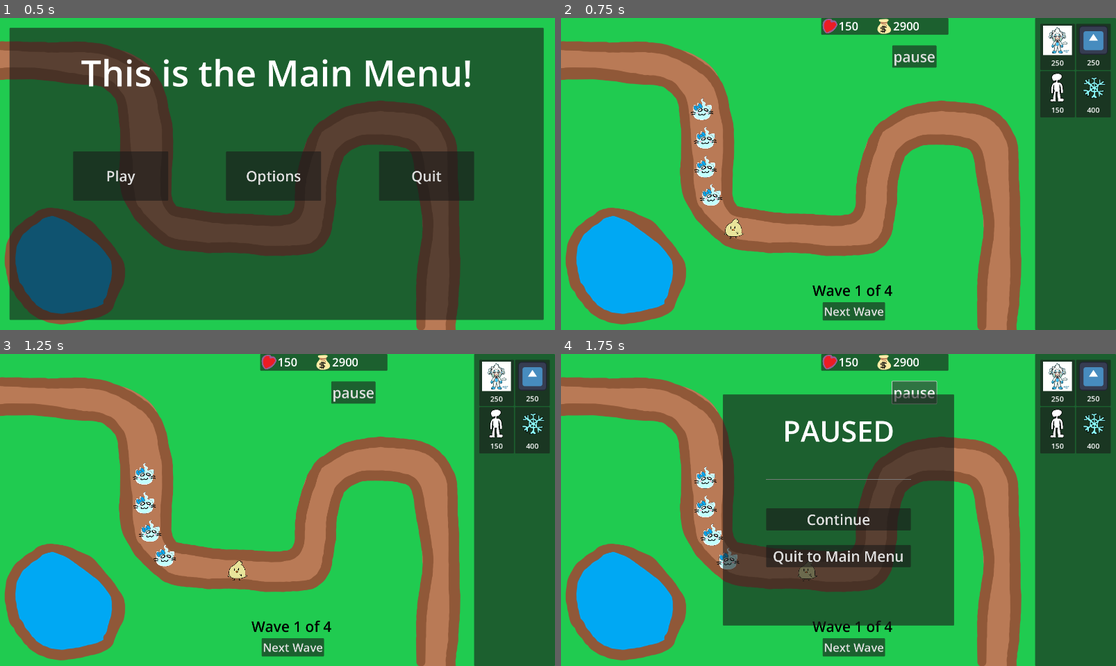
Above: before the commit, frames 1-4 (two rows, left to right).
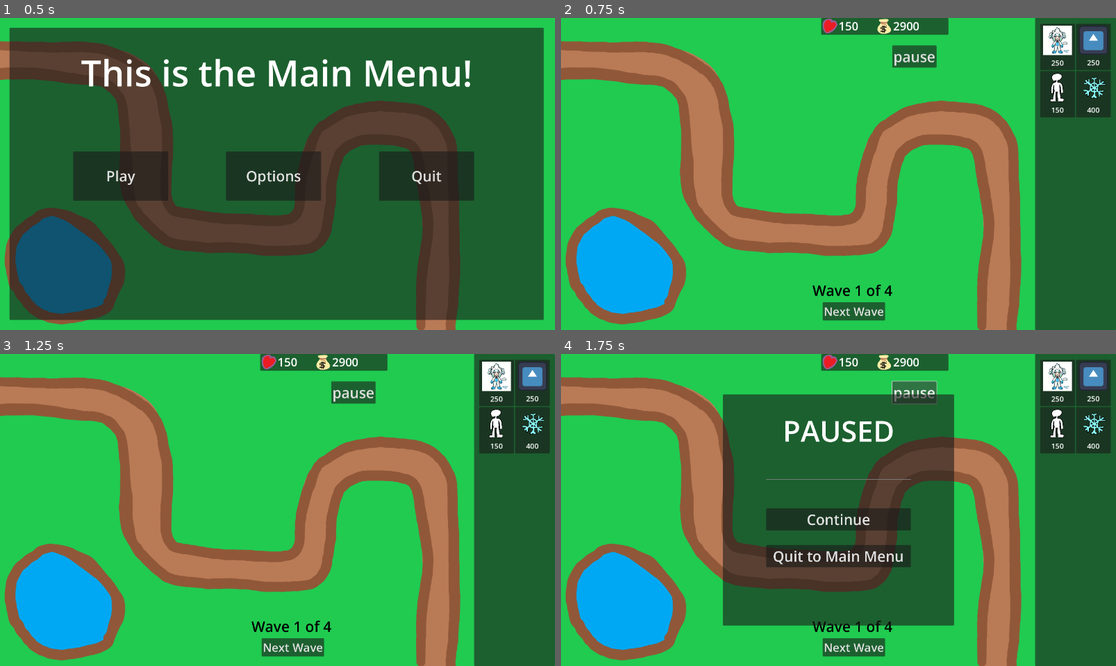
Above: after the commit, the same moments.

Repository: VitaminTree/Minki-Tower-Defense
Game: Godot game, scene res://UI/MainMenu.tscn
The game is run twice, just before and just after one commit, with the same random seed, the same clock (stepped at 60 frames per second) and the same inputs. The engine's default icon, where the game draws it, is replaced by a stand-in: a white triangle on a blue panel in a dark square.
Inputs:
- Up to frame 1 (0.5 s): no input
- Up to frame 2 (0.75 s): click "Play" at 0.5 s
- Up to frame 3 (1.25 s): no input
- Up to frame 4 (1.75 s): click "pause" at 1.25 s

Frame 1 is identical in both runs. In frame 2, 0.8% of the frame differs, in the area x 23-34%, y 25-71%; in frame 3, 0.8%; in frame 4, 0.8%.

Commit message:
Refactor wave/enemy spawning to use an array of wave info instead of sparate functions for each wave (#1)
* Make level info use an array instead of hardcoded functions

* Cleanup and rename wave/spawn info

* Delete enemies from initial level screen

Diff:
--- /dev/null
+++ b/Scripts/Data/Spawn.gd
@@ -0,0 +1,13 @@
+class_name Spawn
+
+var repeat : int = 1
+var interval : float = 0.5
+
+var enemies : Array[PackedScene] = []
+
+func _init(_repeat : int = 1,
+	_interval : float = 0.5,
+	_enemies : Array[PackedScene] = []):
+	repeat = _repeat
+	interval = _interval
+	enemies = _enemies
--- /dev/null
+++ b/Scripts/Data/Wave.gd
@@ -0,0 +1,6 @@
+class_name Wave
+
+var spawns : Array[Spawn] = []
+
+func _init(_spawns : Array[Spawn]= []):
+	spawns = _spawns
--- a/Scripts/PathSpawner.gd
+++ b/Scripts/PathSpawner.gd
@@ -5,23 +5,38 @@
 @onready var dragoonBasic = preload("res://Enemies/Dragoon.tscn")
 @onready var label = $"../CurrentWaveLabel"
 
-var nextWave: int = 1
+var currentWave: int = 0
 var pathIndex: int = 0
 
 
+@onready
+var waves = [
+	Wave.new([
+		Spawn.new(10, 1, [wispBasic])
+	]),
+	Wave.new([
+		Spawn.new(8, 0.5, [dragoonBasic])
+	]),
+	Wave.new([
+		Spawn.new(5, 0.4, [wispBasic]),
+		Spawn.new(5, 0.4, [dragoonBasic])
+	]),
+	Wave.new([
+		Spawn.new(20, 0.2, [wispBasic, dragoonBasic])
+	])
+
+	]
+
+
+
 func _on_next_level_button_pressed() -> void:
-	match nextWave:
-		1:
-			wave_one()
-		2:
-			wave_two()
-		3:
-			wave_three()
-		4:
-			wave_four()
-		_:
-			label.text = "Winner is you!"
-	nextWave += 1
+	if currentWave >= waves.size():
+		label.text = "You win"
+	else:
+		label.text = "Wave %d of %d" % [(currentWave + 1), waves.size()]
+		summon_wave(waves[currentWave])
+
+		currentWave += 1
 
 
 func summon_distributed(seconds: float, summon: PackedScene) -> void:
@@ -42,29 +57,9 @@
 	# If the level has multiple paths, increment pathIndex so it'll point to a different one for next time
 	pathIndex = (pathIndex+1)%(get_child_count()-1)
 
+func summon_wave(wave: Wave) -> void:
 
-func wave_one() -> void:
-	label.text = "Wave 1 of 4"
-	for i in 10:
-		await summon_distributed(1, wispBasic)
-
-
-func wave_two() -> void:
-	label.text = "Wave 2 of 4"
-	for i in 8:
-		await summon_distributed(0.5, dragoonBasic)
-
-
-func wave_three() -> void:
-	label.text = "Wave 3 of 4"
-	for i in 5:
-		await summon_distributed(0.4, wispBasic)
-	for j in 5:
-		await summon_distributed(0.4, dragoonBasic)
-
-
-func wave_four() -> void:
-	label.text = "Wave 4 of 4"
-	for i in 20:
-		await summon_distributed(0.2, wispBasic)
-		await summon_distributed(0.2, dragoonBasic)
+	for spawn in wave.spawns:
+		for i in range(spawn.repeat):
+			for enemy in spawn.enemies:
+				await summon_distributed(spawn.interval, enemy)
--- a/main.tscn
+++ b/main.tscn
@@ -1,12 +1,10 @@
-[gd_scene load_steps=10 format=3 uid="uid://b2314ouwd5gbi"]
+[gd_scene load_steps=8 format=3 uid="uid://b2314ouwd5gbi"]
 
 [ext_resource type="Texture2D" uid="uid://ba28nvkk4dirn" path="res://Assets/Track.png" id="1_2o82f"]
 [ext_resource type="Script" path="res://Scripts/LevelOne.gd" id="2_b56o8"]
 [ext_resource type="Script" path="res://Scripts/PathSpawner.gd" id="3_0amyu"]
-[ext_resource type="PackedScene" uid="uid://nakpgq5gx5jj" path="res://Enemies/Wisp.tscn" id="4_3rbwm"]
 [ext_resource type="Script" path="res://Scripts/BespokePauseRemoveLater.gd" id="4_pknsf"]
 [ext_resource type="PackedScene" uid="uid://ca1qui65w5ckj" path="res://UI/ui.tscn" id="4_uwnil"]
-[ext_resource type="PackedScene" uid="uid://wdufakg0ncw0" path="res://Enemies/Dragoon.tscn" id="5_egsf6"]
 
 [sub_resource type="Curve2D" id="Curve2D_s8aae"]
 _data = {
@@ -44,46 +42,6 @@
 
 [node name="Path2D" type="Path2D" parent="PathSpawner"]
 curve = SubResource("Curve2D_s8aae")
-
-[node name="PathFollow2D" type="PathFollow2D" parent="PathSpawner/Path2D"]
-position = Vector2(481.611, 287.391)
-progress = 500.0
-rotates = false
-loop = false
-
-[node name="enemy_Wisp" parent="PathSpawner/Path2D/PathFollow2D" instance=ExtResource("4_3rbwm")]
-
-[node name="PathFollow2D2" type="PathFollow2D" parent="PathSpawner/Path2D"]
-position = Vector2(497.563, 386.289)
-progress = 600.0
-rotates = false
-loop = false
-
-[node name="enemy_Wisp" parent="PathSpawner/Path2D/PathFollow2D2" instance=ExtResource("4_3rbwm")]
-
-[node name="PathFollow2D3" type="PathFollow2D" parent="PathSpawner/Path2D"]
-position = Vector2(498.661, 486.113)
-progress = 700.0
-rotates = false
-loop = false
-
-[node name="enemy_Wisp" parent="PathSpawner/Path2D/PathFollow2D3" instance=ExtResource("4_3rbwm")]
-
-[node name="PathFollow2D4" type="PathFollow2D" parent="PathSpawner/Path2D"]
-position = Vector2(510.561, 584.759)
-progress = 800.0
-rotates = false
-loop = false
-
-[node name="enemy_Wisp" parent="PathSpawner/Path2D/PathFollow2D4" instance=ExtResource("4_3rbwm")]
-
-[node name="PathFollow2D5" type="PathFollow2D" parent="PathSpawner/Path2D"]
-position = Vector2(550.376, 674.677)
-progress = 900.0
-rotates = false
-loop = false
-
-[node name="enemy_Dragoon" parent="PathSpawner/Path2D/PathFollow2D5" instance=ExtResource("5_egsf6")]
 
 [node name="Timer" type="Timer" parent="PathSpawner"]
 one_shot = true
Not shown, changed: .gitignore
